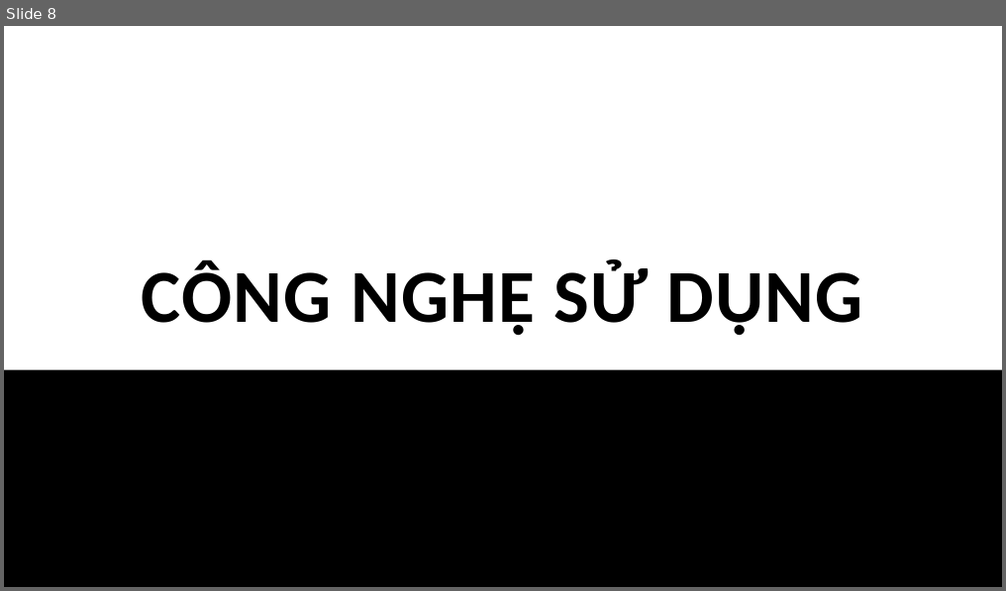
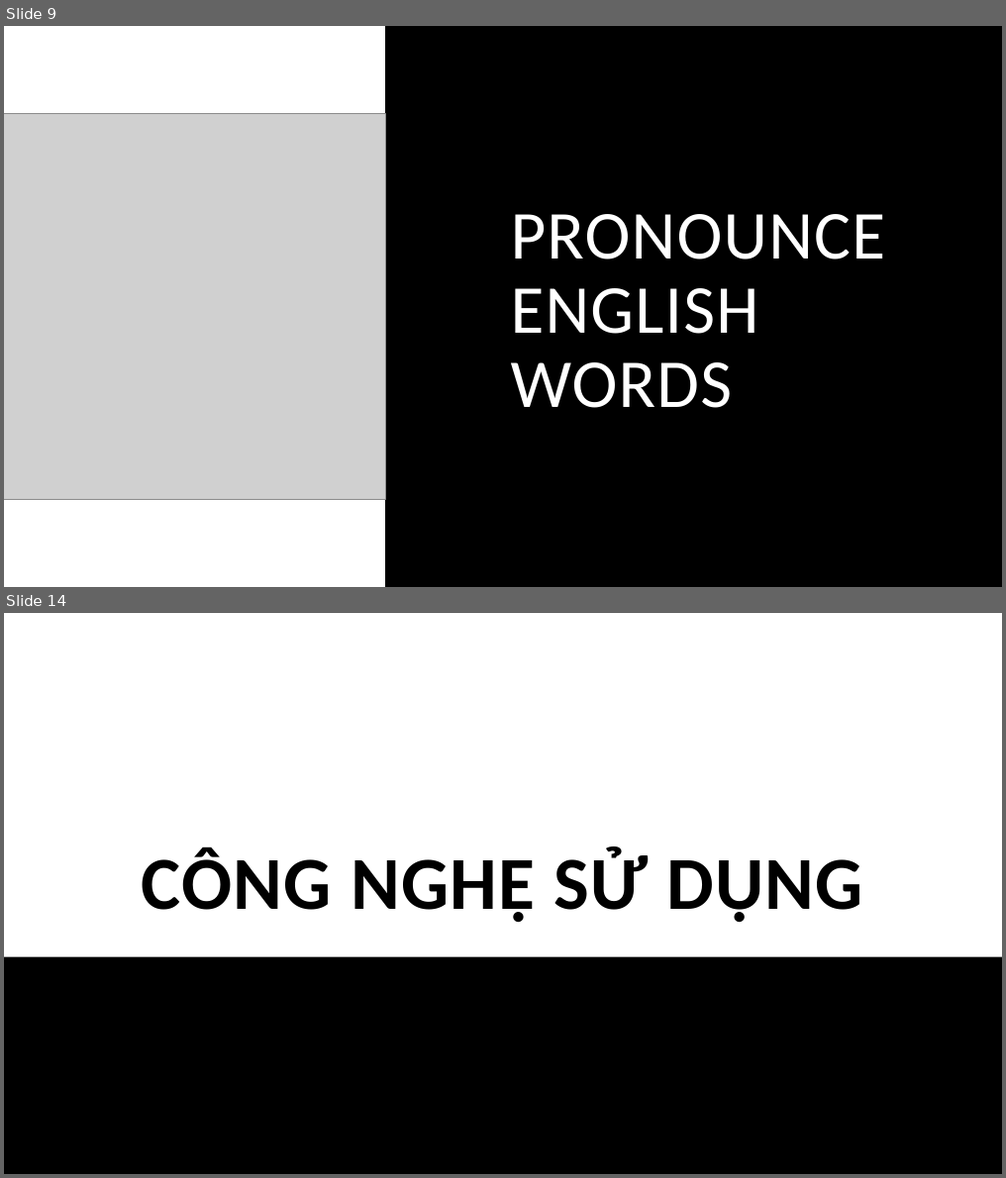
Before and after one commit to ngozz/English-Dictionary, a slide deck: Các mô hình phần mềm 2022.pptx. Shown one above the other, each under a label of ours: slide 8 before the commit, slides 9 and 14 after it; the slides between them are not shown. The pictures are 1006x591 and 1006x1178 pixels, drawn with LibreOffice and Linux fonts; fonts in the diff are those of the drawing; grey boxes stand for pictures. Boxes give left, top, right and bottom in pixels: in the first picture for what was removed or moved away, otherwise in the second. Text is boxed around its words. In the diff, an @@ line names an element or a change of style, - is before the commit and + after.

```diff
--- a/Các mô hình phần mềm 2022.pptx
+++ b/Các mô hình phần mềm 2022.pptx
@@ slide 9 added at (x1=4, y1=26, x2=1002, y2=587), background #FFFFFF @@
@@ rectangle added at (x1=4, y1=26, x2=1002, y2=212), fill #000000 @@
@@ rectangle added at (x1=4, y1=26, x2=1001, y2=587), fill #FFFFFF @@
@@ rectangle added at (x1=385, y1=26, x2=1002, y2=587), fill #000000 @@
@@ picture added at (x1=4, y1=113, x2=385, y2=499) @@
@@ title added at (x1=511, y1=214, x2=886, y2=408), 66 pt, text #FFFFFF @@
+PRONOUNCE ENGLISH WORDS
@@ rectangle added at (x1=4, y1=371, x2=1002, y2=587), fill #000000 @@
@@ what was slide 8 is now slide 14 @@
```
Also in this commit, not shown: 1 slide changed, 5 other slides added, 2 other files.
